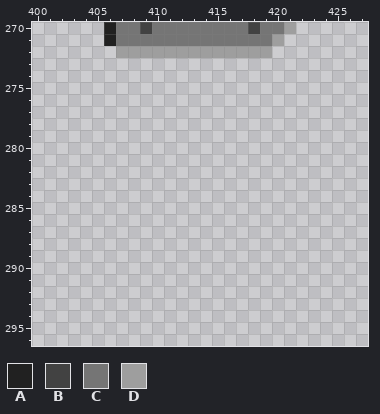
Edited in one commit: pixel-art file (art/ase/GUI.ase). That is the earlier state.
780x414 pixels, 1 frame. Shown: x 400..427, y 270..296.
Palette (. is transparent): A #212121  B #424242  C #757575  D #9e9e9e
Pixels before, first column x 406:
270 ACCBCCCCCCCCBCCD
271 ACCCCCCCCCCCCCD.
272 .DDDDDDDDDDDDD..
Once edited:
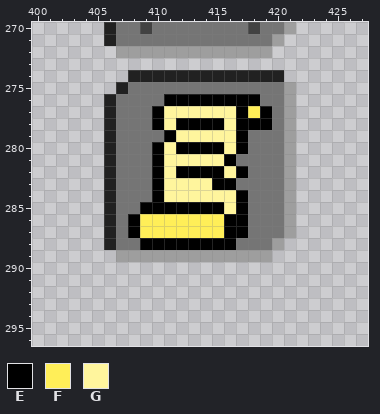
Colours new in this view: E #000000  F #ffee58  G #fff59d
What changed:
y 274: x 408..420 ............. -> AAAAAAAAAAAAA
y 275: x 407..421 ............... -> ACCCCCCCCCCCCCD
y 276: x 406..421 ................ -> ACCCCEEEEEEEECCD
y 277: x 406..421 ................ -> ACCCEGGGGGGEFECD
y 278: x 406..421 ................ -> ACCCEGEEEEGEEECD
y 279: x 406..421 ................ -> ACCCCEGGGGGECCCD
y 280: x 406..421 ................ -> ACCCEGEEEEGECCCD
y 281: x 406..421 ................ -> ACCCEGGGGGECCCCD
y 282: x 406..421 ................ -> ACCCEGEEEEGECCCD
y 283: x 406..421 ................ -> ACCCEGGGGEECCCCD
y 284: x 406..421 ................ -> ACCCEGGGGGGECCCD
y 285: x 406..421 ................ -> ACCEEEEEEEGECCCD
y 286..287: x 406..421 ................ -> ACEFFFFFFFEECCCD
y 288: x 406..420 ............... -> ACCEEEEEEEECCCD
y 289: x 407..419 ............. -> DDDDDDDDDDDDD
